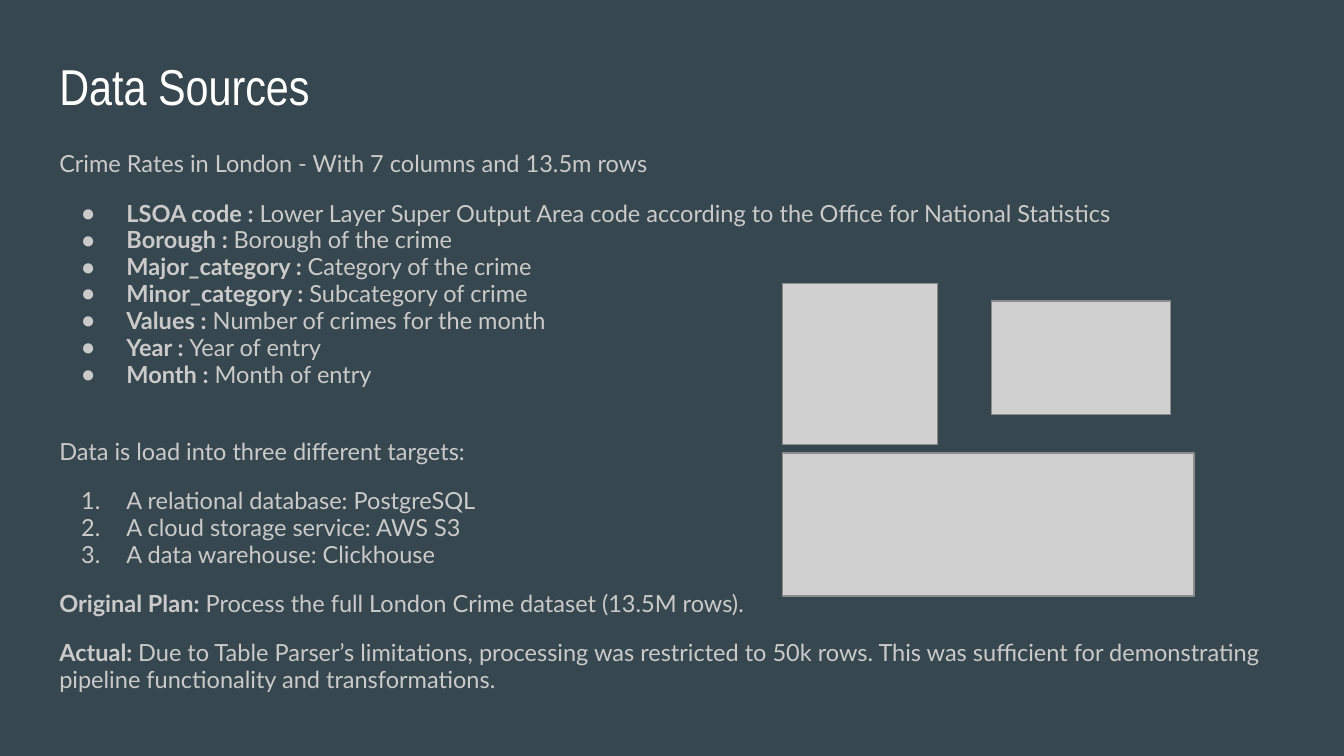
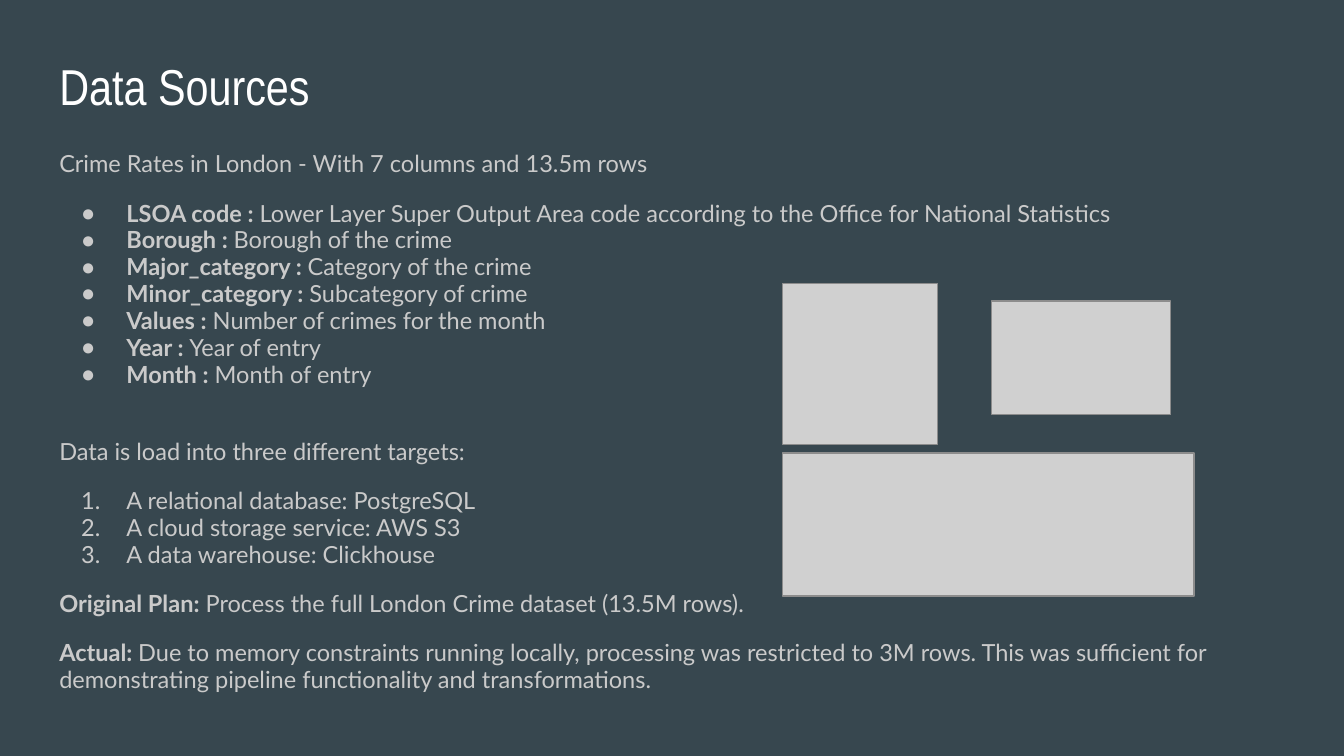
Before and after one commit to kumarc-rishikesh/sketls, a slide deck: slide 5 of docs/SCETLS_Final_Presentation.pptx. Drawn at 1344x756 pixels with LibreOffice and Linux fonts; fonts in the diff are those of the drawing; grey boxes stand for pictures. Boxes give left, top, right and bottom in pixels: in the first picture for what was removed or moved away, otherwise in the second. Text is boxed around its words. In the diff, an @@ line names an element or a change of style, - is before the commit and + after.

```diff
--- a/docs/SCETLS_Final_Presentation.pptx
+++ b/docs/SCETLS_Final_Presentation.pptx
@@ text at bbox=[59, 643, 1207, 693]: text changed @@
-Actual: Due to Table Parser’s limitations, processing was restricted to 50k rows. This was sufficient for demonstrating pipeline functionality and transformations.
+Actual: Due to memory constraints running locally, processing was restricted to 3M rows. This was sufficient for demonstrating pipeline functionality and transformations.
```
Also in this commit, not shown: 3 other slides changed, 2 slides added, 3 slides removed, 1 other file.
